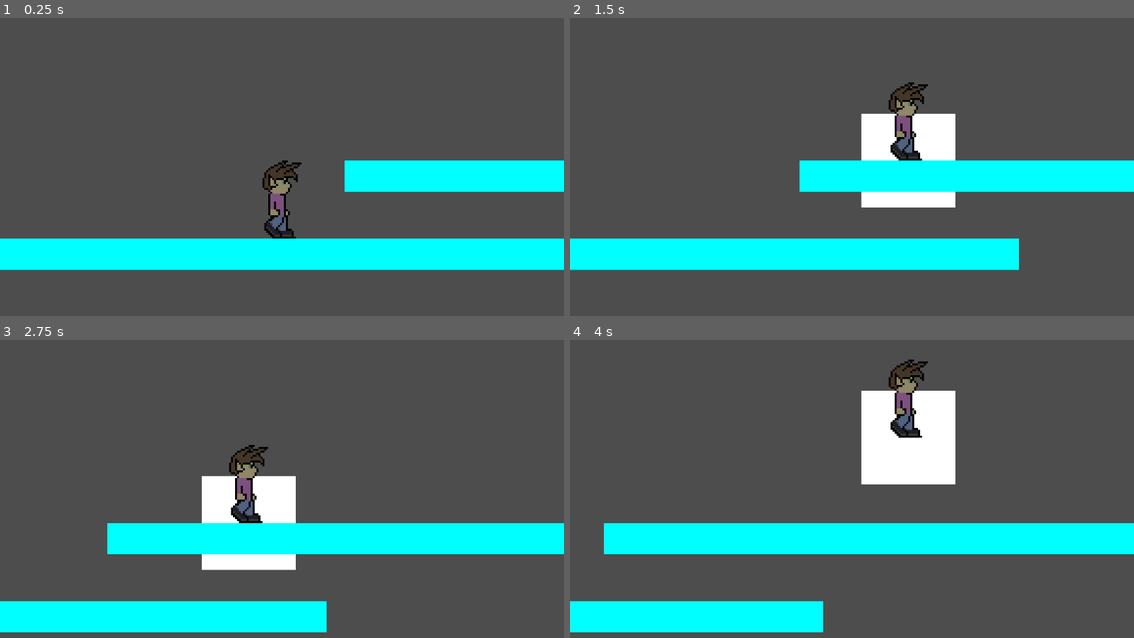
Above: before the commit, frames 1-4 (two rows, left to right).
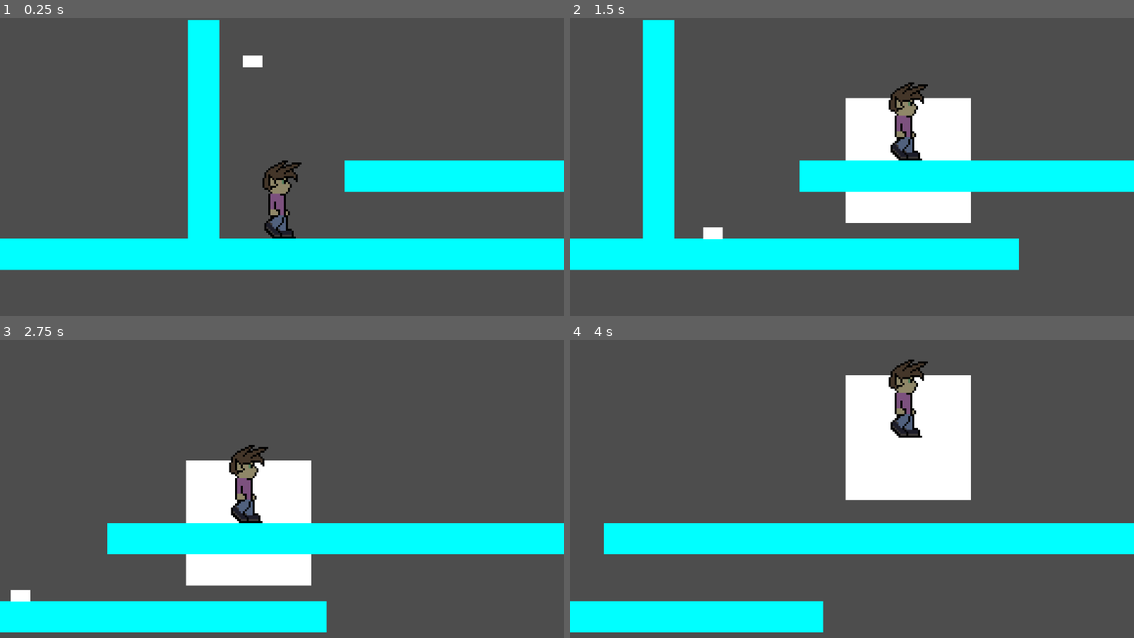
Above: after the commit, the same moments.

Repository: MastersUniversity/Stealth-Platformer
Game: Godot game, scene res://test_scene.tscn
Same seed, same stepped clock (60 frames per second), same inputs: the game is played once before the commit and once after it. This scene is started directly instead of the project's main scene.
Inputs:
- Up to frame 1 (0.25 s): no input
- Up to frame 2 (1.5 s): tap Enter (ui_accept) at 0.5, 0.77 s; hold Right (ui_right) from 0.53 s (still down)
- Up to frame 3 (2.75 s): tap Enter (ui_accept) at 1.52 s; release Right (ui_right) at 2.03 s; hold Left (ui_left) from 2.03 s (still down)
- Up to frame 4 (4 s): release Left (ui_left) at 2.78 s; hold Right (ui_right) from 2.78 s (still down); tap Enter (ui_accept) at 3.02, 3.77 s

The runs differ from the first frame. In frame 1, 4.3% of the frame differs, in the area x 33-47%, y 0-74%; in frame 2, 7.6%, in the area x 12-72%, y 0-75%; in frame 3, 3.5%; in frame 4, 3.9%.

Commit message:
Player Movement Refinement and Added Rock
Changed Player movement code to be easier to read, and added the real main character: Rock.

Diff:
--- a/Scenes/Characters/Player/Player.gd
+++ b/Scenes/Characters/Player/Player.gd
@@ -1,10 +1,10 @@
 extends CharacterBody2D
 
-
+# Constants for player movement
 const SPEED = 100.0
-const WALK_SOUND = 3.0
+const WALK_SOUND = 4.0
 const CROUCH_SPEED = 50.0
-const CROUCH_SOUND = 1.5
+const CROUCH_SOUND = 2.0
 const JUMP_VELOCITY = -300.0
 
 
@@ -24,19 +24,12 @@
 	if Input.is_action_just_pressed("ui_accept") and is_on_floor():
 		velocity.y = JUMP_VELOCITY
 
+	# Handle whether or not the player is crouching
 	if Input.is_key_pressed(KEY_S):
-		current_speed = CROUCH_SPEED
-		current_sound = CROUCH_SOUND
-		$Sprite2D.scale.y = 0.5
-		$WalkingColider.disabled = true
-		$CrouchingCollider.disabled = false
+		crouch()
 
 	else:
-		current_speed = SPEED
-		current_sound = WALK_SOUND
-		$Sprite2D.scale.y = 1
-		$WalkingColider.disabled = false
-		$CrouchingCollider.disabled = true
+		stand_up()
 
 	# Handles making the sound based on what the player is doing
 	if velocity.y < JUMP_VELOCITY * .9:
@@ -45,16 +38,37 @@
 	# Get the input direction and handle the movement/deceleration.
 	# As good practice, you should replace UI actions with custom gameplay actions.
 	var direction = Input.get_axis("ui_left", "ui_right")
+
+	# Make the player walk
+	walk(direction)
+
+	#Makes the player move around
+	move_and_slide()
+
+
+func crouch():
+	current_speed = CROUCH_SPEED
+	current_sound = CROUCH_SOUND
+	$Sprite2D.scale.y = 0.5
+	$WalkingColider.disabled = true
+	$CrouchingCollider.disabled = false
+
+
+func stand_up():
+	current_speed = SPEED
+	current_sound = WALK_SOUND
+	$Sprite2D.scale.y = 1
+	$WalkingColider.disabled = false
+	$CrouchingCollider.disabled = true
+
+func walk(direction):
 	if direction:
 		velocity.x = move_toward(velocity.x, direction * current_speed, current_speed/10)
+		$Sound.set_global_location_vector(self.global_position)
 		$Sound.sound_radius = current_sound
-		$Sound.set_global_location_vector(self.global_position)
 	elif is_on_floor():
 		velocity.x = move_toward(velocity.x, 0, SPEED)
 		$Sound.sound_radius = 0
 	else:
 		velocity.x = move_toward(velocity.x, 0, SPEED/30)
 		$Sound.sound_radius = 0
-
-
-	move_and_slide()
--- /dev/null
+++ b/Scenes/Items/Rock/Rock.gd
@@ -0,0 +1,40 @@
+extends RigidBody2D
+
+# The starting velocity of the rock
+@export var launch = Vector2(0,0)
+
+# If the rock will despawn
+var despawn_next = false
+
+
+# Called when the node enters the scene tree for the first time.
+func _ready():
+	linear_velocity = launch
+
+
+# Called every frame. 'delta' is the elapsed time since the previous frame.
+func _process(delta):
+
+	# Stop despawn process if the rock has started to move
+	if int(linear_velocity.x) != 0 or int(linear_velocity.y) != 0:
+		despawn_next = false
+
+	# If the rock should despawn, despawn it
+	if despawn_next:
+		self.queue_free()
+
+	# If the rock stops moving, wait 5 seconds and then prepare it for despawning
+	if int(linear_velocity.x) == 0 and int(linear_velocity.y) == 0:
+		await get_tree().create_timer(5.0).timeout
+		despawn_next = true
+
+
+
+
+func _on_body_entered(body):
+
+	# Make a sound when the rock hits something, then stop the sound
+	$Sound.set_global_location_vector(self.global_position)
+	$Sound.sound_radius = 5
+	await get_tree().create_timer(0.25).timeout
+	$Sound.sound_radius = 0
--- /dev/null
+++ b/Scenes/Items/Rock/rock.tscn
@@ -0,0 +1,29 @@
+[gd_scene load_steps=4 format=3 uid="uid://ir155kaf8mq3"]
+
+[ext_resource type="PackedScene" uid="uid://bn0n5f7momi85" path="res://Scenes/Misc/Sound/sound.tscn" id="1_c4b6i"]
+[ext_resource type="Script" path="res://Scenes/Items/Rock/Rock.gd" id="1_qc8ps"]
+
+[sub_resource type="RectangleShape2D" id="RectangleShape2D_55yb0"]
+size = Vector2(10, 6)
+
+[node name="Rock" type="RigidBody2D"]
+collision_layer = 2
+collision_mask = 2
+mass = 0.1
+max_contacts_reported = 1
+contact_monitor = true
+freeze_mode = 1
+script = ExtResource("1_qc8ps")
+
+[node name="ColorRect" type="ColorRect" parent="."]
+offset_left = -5.0
+offset_top = -3.0
+offset_right = 5.0
+offset_bottom = 3.0
+
+[node name="CollisionShape2D" type="CollisionShape2D" parent="."]
+shape = SubResource("RectangleShape2D_55yb0")
+
+[node name="Sound" parent="." instance=ExtResource("1_c4b6i")]
+
+[connection signal="body_entered" from="." to="." method="_on_body_entered"]
--- a/Scenes/Misc/Sound/Sound.gd
+++ b/Scenes/Misc/Sound/Sound.gd
@@ -15,6 +15,7 @@
 
 # Called every frame. 'delta' is the elapsed time since the previous frame.
 func _process(delta):
+
 	# Resizes the collider to be the correct size
 	$CollisionShape2D.scale = Vector2(sound_radius, sound_radius)
 
--- a/test_scene.gd
+++ b/test_scene.gd
@@ -12,5 +12,5 @@
 
 func _on_sound_listener_heard_sound(area):
 	print(area.get_script() == Sound)
-	#area.set_global_location_vector($Player.position)
+
 	print(area.get_global_location())
--- a/test_scene.tscn
+++ b/test_scene.tscn
@@ -1,11 +1,24 @@
-[gd_scene load_steps=5 format=3 uid="uid://2srb5bw2y5wm"]
+[gd_scene load_steps=9 format=3 uid="uid://2srb5bw2y5wm"]
 
 [ext_resource type="PackedScene" uid="uid://clmjvxbb85c33" path="res://Scenes/Characters/Player/player.tscn" id="1_3dkii"]
 [ext_resource type="Script" path="res://test_scene.gd" id="1_txx54"]
 [ext_resource type="PackedScene" uid="uid://b2qbyvgxy3vnw" path="res://Scenes/Misc/Sound Listener/sound_listener.tscn" id="2_g2tkq"]
+[ext_resource type="PackedScene" uid="uid://ir155kaf8mq3" path="res://Scenes/Items/Rock/rock.tscn" id="4_vfdr6"]
+
+[sub_resource type="PhysicsMaterial" id="PhysicsMaterial_yslq0"]
+friction = 0.1
+bounce = 0.25
 
 [sub_resource type="RectangleShape2D" id="RectangleShape2D_5xuwi"]
 size = Vector2(288, 16)
+
+[sub_resource type="PhysicsMaterial" id="PhysicsMaterial_x6fnu"]
+friction = 0.1
+rough = true
+bounce = 0.7
+
+[sub_resource type="RectangleShape2D" id="RectangleShape2D_a5sai"]
+size = Vector2(16, 112)
 
 [node name="Node2D" type="Node2D"]
 script = ExtResource("1_txx54")
@@ -14,6 +27,9 @@
 
 [node name="StaticBody2D" type="StaticBody2D" parent="."]
 position = Vector2(0, 40)
+collision_layer = 3
+collision_mask = 3
+physics_material_override = SubResource("PhysicsMaterial_yslq0")
 
 [node name="CollisionShape2D" type="CollisionShape2D" parent="StaticBody2D"]
 shape = SubResource("RectangleShape2D_5xuwi")
@@ -30,6 +46,8 @@
 
 [node name="StaticBody2D2" type="StaticBody2D" parent="."]
 position = Vector2(176, 0)
+collision_layer = 3
+collision_mask = 3
 
 [node name="CollisionShape2D" type="CollisionShape2D" parent="StaticBody2D2"]
 shape = SubResource("RectangleShape2D_5xuwi")
@@ -41,4 +59,25 @@
 offset_bottom = 8.0
 color = Color(0, 1, 1, 1)
 
+[node name="Rock" parent="." instance=ExtResource("4_vfdr6")]
+position = Vector2(8, -64)
+launch = Vector2(-100, -100)
+
+[node name="StaticBody2D3" type="StaticBody2D" parent="."]
+position = Vector2(-40, 0)
+collision_layer = 3
+collision_mask = 3
+physics_material_override = SubResource("PhysicsMaterial_x6fnu")
+
+[node name="CollisionShape2D" type="CollisionShape2D" parent="StaticBody2D3"]
+position = Vector2(0, -24)
+shape = SubResource("RectangleShape2D_a5sai")
+
+[node name="ColorRect" type="ColorRect" parent="StaticBody2D3"]
+offset_left = -8.0
+offset_top = -80.0
+offset_right = 8.0
+offset_bottom = 32.0
+color = Color(0, 1, 1, 1)
+
 [connection signal="heard_sound" from="SoundListener" to="." method="_on_sound_listener_heard_sound"]
Not shown, changed: .DS_Store
Not shown, changed: Assets/.DS_Store
Not shown, changed: Assets/Sprites/.DS_Store
Not shown, changed: Assets/Sprites/Characters/.DS_Store
